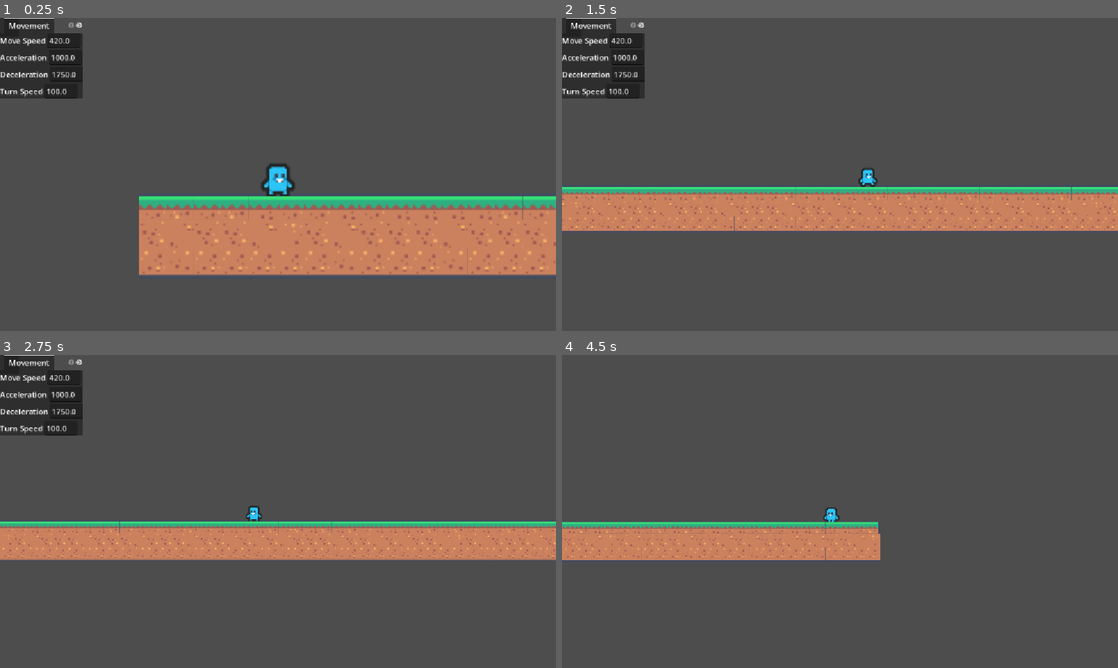
Above: before the commit, frames 1-4 (two rows, left to right).
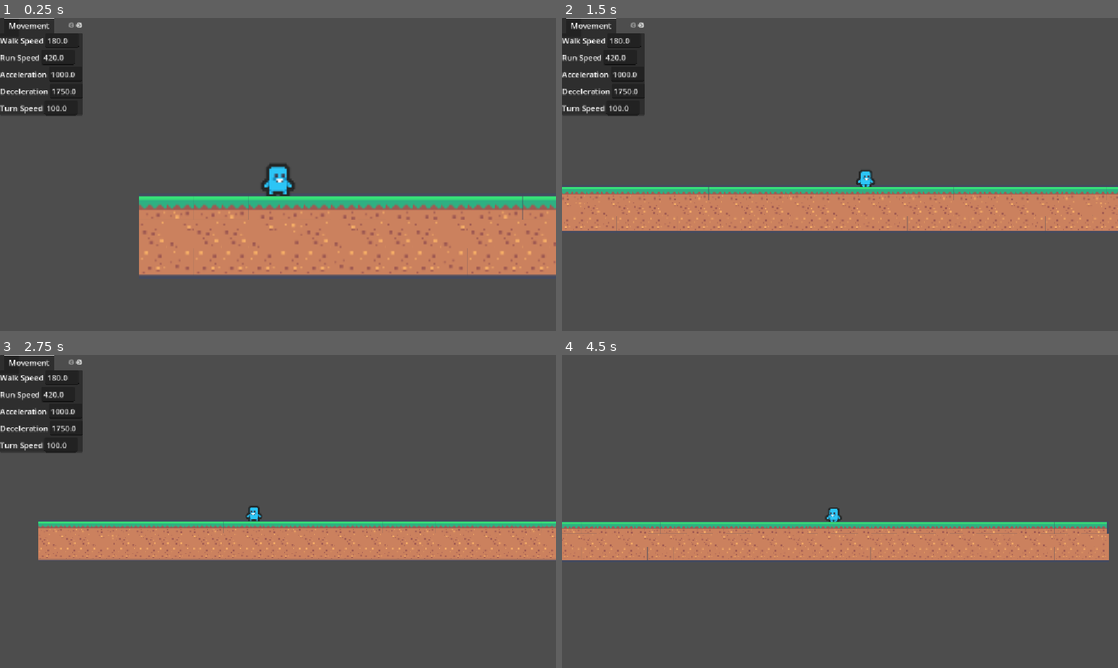
Above: after the commit, the same moments.

Repository: bridgerbird/GMTK2026-Game-Jam
Game: Godot game, scene res://scenes/level_tutorial.tscn
The game is run twice, just before and just after one commit, with the same random seed, the same clock (stepped at 60 frames per second) and the same inputs. The project has no main scene, so this scene is started directly.
Inputs:
- Up to frame 1 (0.25 s): no input
- Up to frame 2 (1.5 s): hold Shift (run, bound only after the commit) 0.53-1.28 s; hold D (move_right) from 0.53 s (still down); tap Space (jump) at 0.77 s; tap Shift (run, bound only after the commit) at 1.35 s
- Up to frame 3 (2.75 s): tap Space (jump) at 1.52 s; release D (move_right) at 2.03 s; hold A (move_left) from 2.03 s (still down); hold Shift (run, bound only after the commit) from 2.03 s (still down)
- Up to frame 4 (4.5 s): release A (move_left) at 2.78 s; release Shift (run, bound only after the commit) at 2.78 s; hold D (move_right) 2.78-4.28 s; tap Shift (run, bound only after the commit) at 2.85, 4.35 s; tap Space (jump) at 3.02, 3.77 s; hold Shift (run, bound only after the commit) 3.53-4.28 s; tap F1 (toggle_debug) at 4.15 s; hold A (move_left) from 4.28 s (still down)

The runs differ from the first frame. In frame 1, 1.4% of the frame differs, in the area x 0-15%, y 6-32%; in frame 2, 3.1%; in frame 3, 4.0%; in frame 4, 6.0%, in the area x 0-99%, y 48-66%.

Commit message:
Added walk and run speeds

Diff:
--- a/project.godot
+++ b/project.godot
@@ -49,6 +49,11 @@
 "events": [Object(InputEventKey,"resource_local_to_scene":false,"resource_name":"","device":-1,"window_id":0,"alt_press …(195 unchanged characters)…
 ]
 }
+run={
+"deadzone": 0.2,
+"events": [Object(InputEventKey,"resource_local_to_scene":false,"resource_name":"","device":-1,"window_id":0,"alt_pressed":false,"shift_pressed":false,"ctrl_pressed":false,"meta_pressed":false,"pressed":false,"keycode":0,"physical_keycode":4194325,"key_label":0,"unicode":0,"location":0,"echo":false,"script":null)
+]
+}
 
 [physics]
 
--- a/scripts/camera.gd
+++ b/scripts/camera.gd
@@ -30,9 +30,9 @@
 			initial_zoom_flag = false
 
 	# Handle Zoom Out for faster speeds
-	# while moving, check if velocity > 60% of move speed,
+	# while moving, check if velocity > 60% of run speed,
 	#	then zoom in
-	if abs(get_parent().velocity.x) >= GameConfig.move_speed * 0.6:
+	if abs(get_parent().velocity.x) >= GameConfig.run_speed * 0.6:
 		target_zoom = zoom_out
 		target_speed = GameConfig.zoom_lerp_speed
 		# Reset the idle timer here since this is where you start moving again
--- a/scripts/debug_panel.gd
+++ b/scripts/debug_panel.gd
@@ -4,7 +4,8 @@
 
 # text displays
 var fields = [
-	{ "property": "move_speed", "label": "Move Speed", "tab": "Movement" },
+	{ "property": "walk_speed", "label": "Walk Speed", "tab": "Movement" },
+	{ "property": "run_speed", "label": "Run Speed", "tab": "Movement" },
 	{ "property": "acceleration", "label": "Acceleration", "tab": "Movement" },
 	{ "property": "deceleration", "label": "Deceleration", "tab": "Movement" },
 	{ "property": "turn_speed", "label": "Turn Speed", "tab": "Movement" },
--- a/scripts/game_config.gd
+++ b/scripts/game_config.gd
@@ -1,7 +1,8 @@
 extends Node
 
 # Platforming Configs
-var move_speed = 420.0
+var walk_speed = 180.0
+var run_speed = 420.0
 var acceleration = 1000.0
 var deceleration = 1750.0
 var turn_speed = 100.0
--- a/scripts/player.gd
+++ b/scripts/player.gd
@@ -50,7 +50,11 @@
 	# Get input direction
 	var direction = Input.get_axis("move_left", "move_right")
 	# Handle movement
-	var target_speed = direction * GameConfig.move_speed
+	var target_speed
+	if Input.is_action_pressed("run"):
+		target_speed = direction * GameConfig.run_speed
+	else:
+		target_speed = direction * GameConfig.walk_speed
 	# Switch directions mid-movement
 	if direction != 0 and velocity.x * direction < 0:
 		velocity.x = direction * GameConfig.turn_speed
@@ -62,7 +66,7 @@
 		velocity.x = move_toward(velocity.x, target_speed, GameConfig.deceleration * delta)
 
 	# Handle walking and standing animations excluding while jumping
-	if velocity.y == 0 && velocity.x == GameConfig.move_speed:
+	if velocity.y == 0 && velocity.x == GameConfig.run_speed:
 		update_animation("run")
 	elif velocity.y == 0 && velocity.x != 0:
 		update_animation("walk")
